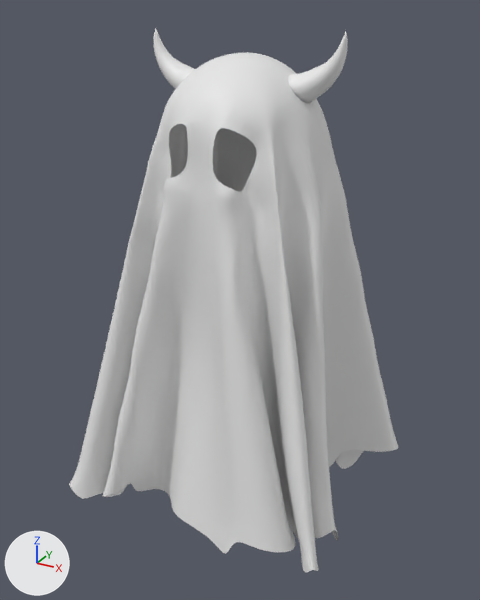
A saved change to the FBX model Assets/Models/Ghosts/GhostDevil.fbx.
Camera for both pictures: a 50 mm camera at (0.928, -1.71, 1.567) aimed at (-0.006, -0.011, 0.717). Lighting does not change. The marker at lower left points along +X, +Y and +Z. The picture after the commit comes second. Materials are left out; every surface is plain grey. Where no turn or scale is listed for an object, it has been applied to the vertices.
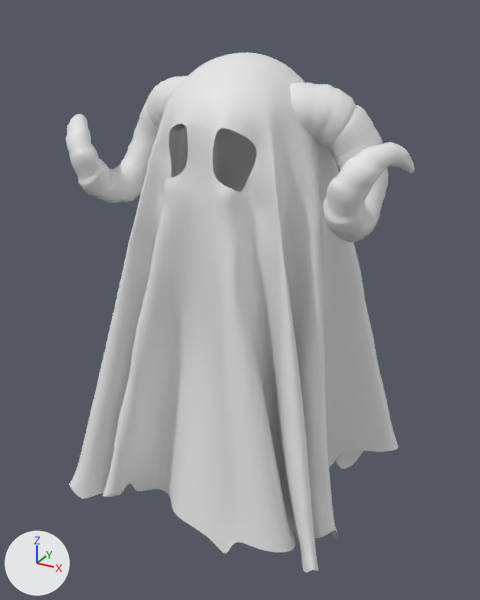
Where the newer file only moved an object's origin or applied its transform, the numbers keep the older frame.

Patch to the scene script:
```diff
--- a/Assets/Models/Ghosts/GhostDevil.fbx.py
+++ b/Assets/Models/Ghosts/GhostDevil.fbx.py
@@ me_plane_005 @@
 # used by ob_plane_003; location = (0.0, 0.0, 0.101)
-me_plane_005.from_pydata(...)  # 9676 vertices, 11159 faces; spans x -0.517..0.477, y -0.477..0.532, z -0.041..1.414
+me_plane_005.from_pydata(...)  # 12096 vertices, 13559 faces; spans x -0.523..0.523, y -0.477..0.532, z -0.041..1.353
+# me_plane_005 part 1: a new loose piece of 1355 vertices spanning x -0.523..-0.116, y -0.269..0.111, z 0.907..1.285
+# me_plane_005 part 2: a new loose piece of 1355 vertices spanning x 0.116..0.523, y -0.269..0.111, z 0.907..1.285
+# me_plane_005 part 3
+# 145 vertices are removed from x 0.12..0.297, y -0.051..0.051, z 1.228..1.414
+# 145 faces are deleted
+# me_plane_005 part 4
+# 145 vertices are removed from x -0.297..-0.12, y -0.051..0.051, z 1.228..1.414
+# 145 faces are deleted
```

What differs and where, as boxes [x1, y1, x2, y2] in the pictures (480 x 600 px):
'Plane.003', reshaped: before [69, 28, 399, 573]; after [66, 52, 415, 573]
part 1 of me_plane_005, added: after [66, 76, 187, 203]
part 2 of me_plane_005, added: after [290, 82, 415, 242]
part 3 of me_plane_005, deleted: before [288, 31, 348, 103]
part 4 of me_plane_005, deleted: before [154, 28, 195, 89]
